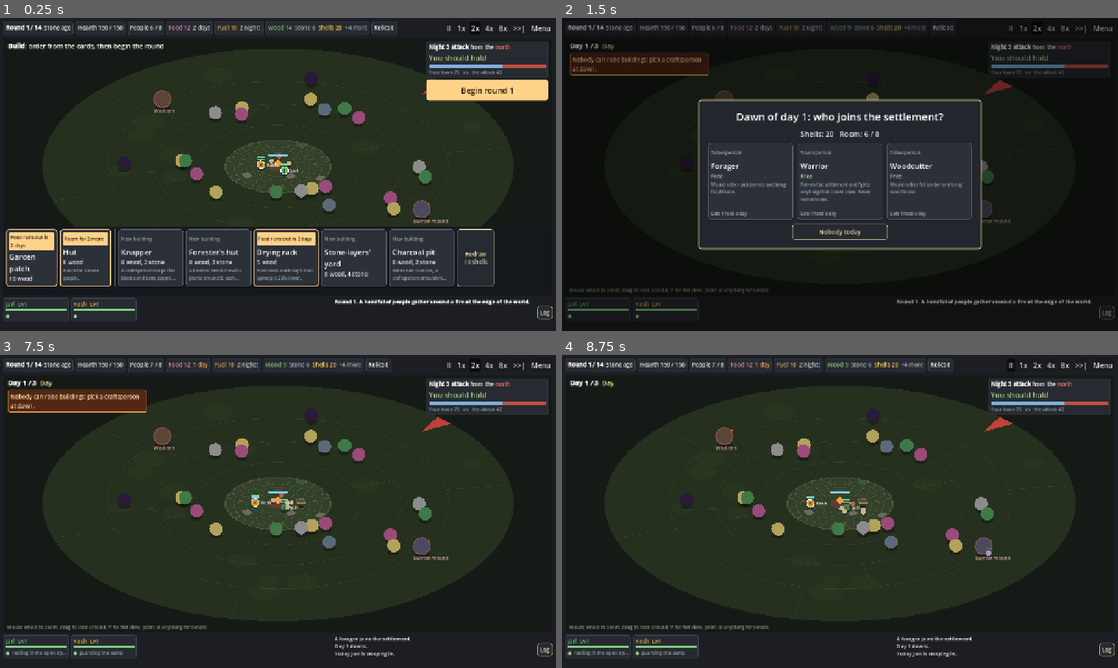
Above: before the commit, frames 1-4 (two rows, left to right).
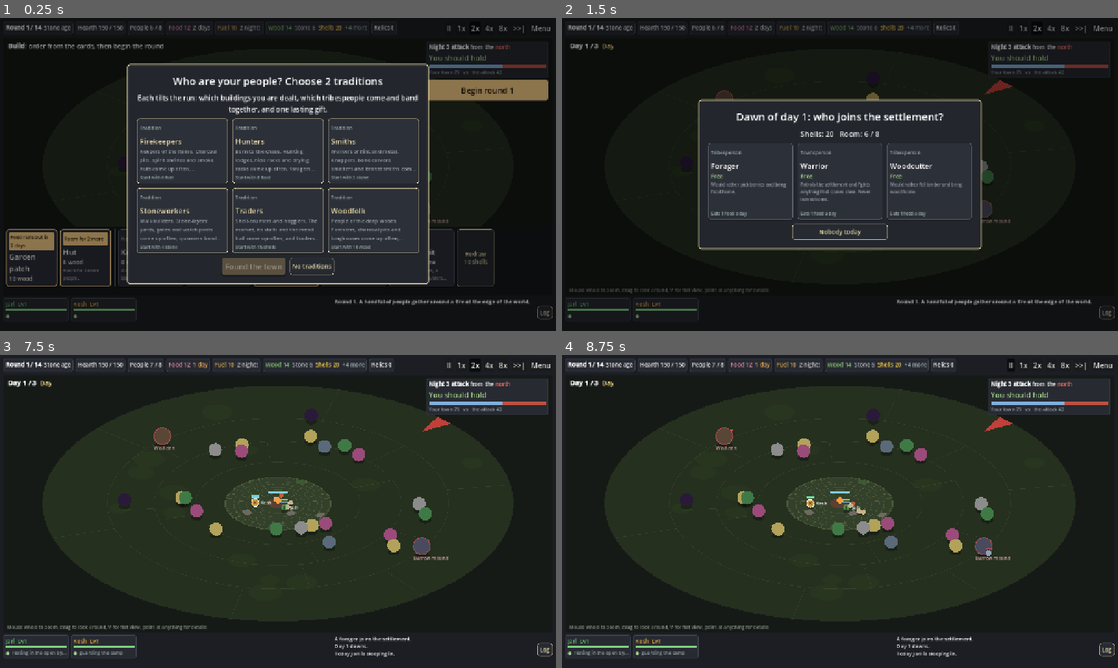
Above: after the commit, the same moments.

Repository: carltonbonks/YourEarthKeepsTurning-CityBuilder
Game: Godot game, scene res://game/main.tscn
Same seed, same stepped clock (60 frames per second), same inputs: the game is played once before the commit and once after it.
Inputs (mouse positions are in pixels of both pictures, inside the frame that each line leads up to):
- Up to frame 1 (0.25 s): no input
- Up to frame 2 (1.5 s): click (873, 265) at 0.5 s, where only the run after the commit has a clickable "No traditions"; click "Begin round 1" at 1.25 s
- Up to frame 3 (7.5 s): click "II" at 2 s; click "1x" at 2.75 s; click "2x" at 3.5 s; click "4x" at 4.25 s; click "8x" at 5 s; click ">>|" at 5.75 s; click "Log" at 6.5 s; click (189, 517) at 7.27 s
- Up to frame 4 (8.75 s): click "II" at 8 s

The runs differ from the first frame. In frame 1, 33% of the frame differs, in the area x 0-100%, y 1-97%; in frame 2, 1.9%; in frame 3, 2.1%; in frame 4, 0.3%.

Commit message:
Founding traditions: pick two of six before round 1
Each tradition tilts the building hand toward its buildings, keeps its
leaning in every dawn pool and lets that leaning band one sooner, and
brings one lasting effect and some starting goods.

Co-Authored-By: Claude Opus 5.5 (1M context) <noreply@anthropic.com>
Claude-Session: https://claude.ai/code/session_019ud7TmqtA8sfQNrAs3XUv6

Diff:
--- a/data/balance.json
+++ b/data/balance.json
@@ -86,6 +86,10 @@
 	"relic_choices": 3,
 	"_pact_note": "On pact_rounds the relic offer is drawn from relics tagged pact (strong, with a real cost; data/relics.json), topped up from the rest if too few are left; other rounds never offer pacts.",
 	"pact_rounds": [4, 8, 12],
+	"_traditions_note": "Founding traditions (data/traditions.json): before round 1 the player picks traditions_to_pick of them. A tradition's buildings come up tradition_card_weight times as often in the building hand, and its leaning's bands form tradition_band_ease townsfolk sooner.",
+	"traditions_to_pick": 2,
+	"tradition_card_weight": 3,
+	"tradition_band_ease": 1,
 	"_spoils_note": "After each round the relic offer gains one card of spoils (relics tagged spoils, data/relics.json) from the kind of enemy the attack was made of; spoils_kinds names each kind on the card (enemy tag -> what the band of them is called).",
 	"spoils_kinds": {"human": "warband", "beast": "pack", "undead": "barrow-dead", "siege": "siege train"},
 
--- /dev/null
+++ b/data/traditions.json
@@ -0,0 +1,15 @@
+{
+	"_note": "Founding traditions: before round 1 the player picks traditions_to_pick (data/balance.json) of these, or none. Each tilts the run: buildings (their cards come up tradition_card_weight times as often in the building hand), leaning (that leaning is always one of the two tribesperson cards shuffled into each dawn's pool, so it is offered more often, and its bands form tradition_band_ease sooner), effects (summed with relics' in RunState.mod(), same keys as data/relics.json) and start (goods added when chosen). sim/run_state.gd choose_traditions.",
+	"hunters": {"name": "Hunters", "text": "Born to the chase. Hunting lodges, hide racks and drying racks come up often, foragers band sooner, and heroes hit 1 harder.",
+		"buildings": ["hunting_lodge", "hide_rack", "drying_rack", "smoke_hut"], "leaning": "forager", "effects": {"hero_attack": 1}, "start": {"food": 8}},
+	"woodfolk": {"name": "Woodfolk", "text": "People of the deep woods. Foresters, charcoal pits and longhouses come up often, woodcutters band sooner, and you start with 10 more wood.",
+		"buildings": ["forester", "charcoal_pit", "longhouse"], "leaning": "woodcutter", "effects": {}, "start": {"wood": 10}},
+	"stoneworkers": {"name": "Stoneworkers", "text": "Wall-builders. Stone-layers' yards, gates and watch posts come up often, quarriers band sooner, and towers shoot 2 harder.",
+		"buildings": ["stone_yard", "gate", "watch_post", "knapper"], "leaning": "quarrier", "effects": {"tower_attack": 2}, "start": {"stone": 4}},
+	"firekeepers": {"name": "Firekeepers", "text": "Keepers of the flame. Charcoal pits, spirit shrines and smoke huts come up often, brushcutters band sooner, and the fire burns 1 less fuel a night.",
+		"buildings": ["charcoal_pit", "shrine", "smoke_hut"], "leaning": "brushcutter", "effects": {"fuel_saving": 1}, "start": {"fuel": 6}},
+	"traders": {"name": "Traders", "text": "Shell-counters and hagglers. The market, its stalls and the mead hall come up often, and traders leave 5 more shells every round.",
+		"buildings": ["market", "provisions_stall", "arms_stall", "hide_stall", "charm_stall", "tavern"], "effects": {"income": 5}, "start": {"shells": 15}},
+	"smiths": {"name": "Smiths", "text": "Workers of flint and metal. Knappers, bone carvers, smelters and bronzesmiths come up often, prospectors band sooner, and heroes pay 20% less for gear.",
+		"buildings": ["knapper", "bone_carver", "smelter", "bronzesmith"], "leaning": "prospector", "effects": {"gear_discount": 0.2}, "start": {"stone": 3}}
+}
--- a/game/main.gd
+++ b/game/main.gd
@@ -94,6 +94,12 @@
 	_alerts.reset()
 	_story.refresh()
 	_menu_open = false
+	_refresh()
+	_overlays.show_for_phase()
+
+
+func _found(ids: Array) -> void:
+	run.choose_traditions(ids)
 	_overlays.hide()
 	_refresh()
 
@@ -299,6 +305,7 @@
 	_overlays = Overlays.new()
 	_overlays.pick_taken.connect(_take_pick)
 	_overlays.relic_picked.connect(_pick_relic)
+	_overlays.traditions_chosen.connect(_found)
 	_overlays.new_run_requested.connect(_restart)
 	_overlays.seed_run_requested.connect(_new_run)
 	_overlays.closed.connect(_close_menu)
--- a/game/overlays.gd
+++ b/game/overlays.gd
@@ -6,6 +6,8 @@
 
 signal pick_taken(index: int)
 signal relic_picked(relic_id: String)
+## The founding traditions chosen before round 1 ([] for none).
+signal traditions_chosen(ids: Array)
 ## replay = true restarts on the same seed, false on a new one.
 signal new_run_requested(replay: bool)
 ## Start a new run on this seed (from the menu).
@@ -47,6 +49,9 @@
 
 ## Shows whatever the run is waiting on (a pick, a relic, the end), or hides.
 func show_for_phase() -> void:
+	if run.awaiting_traditions():
+		show_traditions()
+		return
 	match run.phase:
 		RunState.Phase.PICK:
 			show_pick()
@@ -90,6 +95,54 @@
 		btn.pressed.connect(func() -> void: pick_taken.emit(i))
 		row.add_child(btn)
 	_skip_button("Nobody today", func() -> void: pick_taken.emit(-1))
+	show()
+
+
+## Before round 1: pick the founding traditions as cards (click to choose, again to drop), then found the town.
+func show_traditions(chosen: Array = []) -> void:
+	var content := run.content
+	var to_pick := content.int_num("traditions_to_pick")
+	_clear()
+	_title("Who are your people? Choose %d traditions" % to_pick)
+	var note := Label.new()
+	note.text = "Each tilts the run: which buildings you are dealt, which tribespeople come and band together, and one lasting gift."
+	note.horizontal_alignment = HORIZONTAL_ALIGNMENT_CENTER
+	note.autowrap_mode = TextServer.AUTOWRAP_WORD
+	note.custom_minimum_size.x = 640
+	_box.add_child(note)
+	var ids := content.traditions.keys()
+	ids.sort()
+	var grid := GridContainer.new()
+	grid.columns = 3
+	grid.add_theme_constant_override("h_separation", 10)
+	grid.add_theme_constant_override("v_separation", 10)
+	var center := CenterContainer.new()
+	center.add_child(grid)
+	_box.add_child(center)
+	for id: String in ids:
+		var t: Dictionary = content.traditions[id]
+		var picked := chosen.has(id)
+		var start := ", ".join(t.get("start", {}).keys().map(func(g: String) -> String: return "%d %s" % [t["start"][g], g]))
+		var btn := UiKit.card("Chosen" if picked else "Tradition", t["name"], "", t["text"], "Start with " + start if start != "" else "",
+			RELIC_SIZE, UiKit.HEADING_COLOR, picked, UiKit.HEADING_COLOR)
+		(btn.get_child(0).get_child(2) as Label).add_theme_font_size_override("font_size", 12)
+		btn.tooltip_text = t["text"]
+		btn.disabled = not picked and chosen.size() >= to_pick
+		btn.pressed.connect(func() -> void:
+			var next := chosen.duplicate()
+			if picked:
+				next.erase(id)
+			else:
+				next.append(id)
+			show_traditions(next))
+		grid.add_child(btn)
+	var row := HBoxContainer.new()
+	row.alignment = BoxContainer.ALIGNMENT_CENTER
+	row.add_theme_constant_override("separation", 10)
+	_box.add_child(row)
+	var found := UiKit.primary(UiKit.button(row, "Found the town", func() -> void: traditions_chosen.emit(chosen)))
+	found.disabled = chosen.size() < to_pick
+	UiKit.button(row, "No traditions", func() -> void: traditions_chosen.emit([]))
 	show()
 
 
@@ -145,8 +198,9 @@
 				var lean: Dictionary = def["leanings"][card["leaning"]]
 				var key: String = card["role"] + "/" + card["leaning"]
 				var size := int(run.world.folk_ai.count_leanings().get(key, 0))
-				var grows := run.world.folk_ai.tier_for(card["role"], size + 1) != run.world.folk_ai.tier_for(card["role"], size)
-				var top: String = ("Forms a band" if size + 1 == int(def["band_tiers"][0]["size"]) else "Band grows stronger") if grows else def["name"]
+				var level := run.world.folk_ai.band_level(card["role"], card["leaning"], size)
+				var grows := run.world.folk_ai.band_level(card["role"], card["leaning"], size + 1) > level
+				var top: String = ("Forms a band" if level == 0 else "Band grows stronger") if grows else def["name"]
 				btn = UiKit.card(top, lean["name"], UiKit.cost_text(run.stock, {}), lean["text"], eats, PICK_SIZE, UiKit.CARD_BORDER, grows)
 				btn.tooltip_text = "%s\n%s Still fetches anything the town is short of, but picks trips for %s first.\n%s\n%s." % [
 					def["text"], lean["text"], ", ".join(lean["goods"]).replace("_", " "),
--- a/game/tooltips.gd
+++ b/game/tooltips.gd
@@ -61,18 +61,19 @@
 	var plural := "%ss" % lean["name"].to_lower()
 	var size := int(run.world.folk_ai.count_leanings().get(role + "/" + leaning, 0)) + (1 if joining else 0)
 	var goods := " or ".join(lean["goods"]).replace("_", " ")
-	var now := run.world.folk_ai.tier_for(role, size)
+	var folk_ai := run.world.folk_ai
+	var now := folk_ai.tier_for(role, leaning, size)
 	var next := {}
 	for tier: Dictionary in tiers:
-		if size < int(tier["size"]):
+		if size < folk_ai.band_size_needed(role, leaning, tier):
 			next = tier
 			break
 	if now.is_empty():
-		return "%d %s%s; %d make a band (%s)." % [size, plural, " with this one" if joining else "", int(next["size"]),
-			band_bonus(now, next, goods)]
+		return "%d %s%s; %d make a band (%s)." % [size, plural, " with this one" if joining else "",
+			folk_ai.band_size_needed(role, leaning, next), band_bonus(now, next, goods)]
 	var out := "Band of %d %s: %s." % [size, plural, band_bonus({}, now, goods)]
 	if not next.is_empty():
-		out += " At %d: %s." % [int(next["size"]), band_bonus(now, next, goods)]
+		out += " At %d: %s." % [folk_ai.band_size_needed(role, leaning, next), band_bonus(now, next, goods)]
 	return out
 
 
--- a/sim/autoplayer.gd
+++ b/sim/autoplayer.gd
@@ -26,6 +26,11 @@
 ## balance_run.gd sets these with gates= and gate_round=.
 var gates := 2
 var gate_round := 3
+## Whether it founds the town on its style's traditions (TRADITIONS) or on none (balance_run.gd traditions=0).
+var traditions := true
+const TRADITIONS := {"balanced": ["hunters", "stoneworkers"], "workers": ["stoneworkers", "woodfolk"],
+	"heroes": ["hunters", "traders"], "market": ["traders", "smiths"], "bronze": ["smiths", "woodfolk"],
+	"medieval": ["woodfolk", "stoneworkers"]}
 ## Gardens: one a round while food in store would last fewer than this many days (0 = never). balance_run.gd: gardens=.
 var garden_days := 3.0
 ## Orders the forester and charcoal pit when the cards recommend them. balance_run.gd: upkeep=0 turns it off.
@@ -50,6 +55,8 @@
 
 ## Orders from the round's building cards, then redraws once when shells are spare and orders again.
 func build(run: RunState) -> void:
+	if run.awaiting_traditions():
+		run.choose_traditions(TRADITIONS.get(style, []) if traditions else [])
 	_build_pass(run)
 	if int(run.stock["shells"]) >= redraw_above and run.hand.can_redraw():
 		run.hand.redraw()
--- a/sim/build_hand.gd
+++ b/sim/build_hand.gd
@@ -174,6 +174,8 @@
 			weight *= content.num("build_need_weight")
 		if run.world.count_buildings(type, false) == 0:
 			weight *= content.num("build_new_weight")
+		if run.tradition_favours(type):
+			weight *= content.num("tradition_card_weight")
 		# A redraw leans away from what was just in hand, so it feels like a fresh deal.
 		if avoid.has(type):
 			weight *= 0.25
--- a/sim/content.gd
+++ b/sim/content.gd
@@ -26,6 +26,7 @@
 var town: Dictionary  ## data/town.json: town rings and plots, obstacles, ground, trails and roads.
 var tags: Dictionary  ## data/tags.json: what each tag that a rule reads means, for tooltips.
 var plates: Dictionary  ## data/plates.json: the shifting earth past the town (see Earth).
+var traditions: Dictionary  ## data/traditions.json: founding traditions picked before round 1.
 
 
 static func load_default() -> Content:
@@ -48,6 +49,7 @@
 	c.town = _strip(_read("town.json"))
 	c.tags = _strip(_read("tags.json"))
 	c.plates = _strip(_read("plates.json"))
+	c.traditions = _strip(_read("traditions.json"))
 	return c
 
 
--- a/sim/folk_ai.gd
+++ b/sim/folk_ai.gd
@@ -375,19 +375,33 @@
 
 
 ## The highest band tier a role's townsfolk sharing a leaning reach at this size (data band_tiers), or {}.
-func tier_for(role: String, size: int) -> Dictionary:
-	var best := {}
+## A leaning the town's traditions favour bands tradition_band_ease sooner.
+func tier_for(role: String, leaning: String, size: int) -> Dictionary:
+	var tiers: Array = w.content.townsfolk[role].get("band_tiers", [])
+	var level := band_level(role, leaning, size)
+	return tiers[level - 1] if level > 0 else {}
+
+
+## How many band tiers a role's townsfolk sharing a leaning reach at this size (0 for none).
+func band_level(role: String, leaning: String, size: int) -> int:
+	var ease := w.content.int_num("tradition_band_ease") if w.run.tradition_leanings().has(leaning) else 0
+	var level := 0
 	for tier: Dictionary in w.content.townsfolk[role].get("band_tiers", []):
-		if size >= int(tier["size"]):
-			best = tier
-	return best
+		if size >= int(tier["size"]) - ease:
+			level += 1
+	return level
+
+
+## The size a band tier needs for this leaning (traditions included).
+func band_size_needed(role: String, leaning: String, tier: Dictionary) -> int:
+	return int(tier["size"]) - (w.content.int_num("tradition_band_ease") if w.run.tradition_leanings().has(leaning) else 0)
 
 
 ## The band tier a townsperson's leaning reaches this step, or {} when it has no leaning or too few share it.
 func band_tier(unit: Unit) -> Dictionary:
 	if unit.leaning == "" or not unit.alive:
 		return {}
-	return tier_for(unit.type_id, int(leaning_counts.get(unit.type_id + "/" + unit.leaning, 0)))
+	return tier_for(unit.type_id, unit.leaning, int(leaning_counts.get(unit.type_id + "/" + unit.leaning, 0)))
 
 
 ## A node townsfolk may gather from now: stocked, theirs to work, of the town's age, and safe.
--- a/sim/people.gd
+++ b/sim/people.gd
@@ -32,8 +32,10 @@
 		var leanings := leanings_open(role)
 		if leanings.is_empty():
 			pool.append({"kind": "folk", "role": role, "cost": 0})
+		# A leaning the town's traditions favour is always among those dealt (the first one, if several).
+		var favoured := run.tradition_leanings().filter(func(l: String) -> bool: return leanings.has(l))
 		for i in mini(leanings.size(), int(content.townsfolk[role].get("leaning_cards", 1))):
-			var leaning: String = rng.pick(leanings)
+			var leaning: String = favoured[0] if i == 0 and not favoured.is_empty() else rng.pick(leanings)
 			leanings.erase(leaning)
 			pool.append({"kind": "folk", "role": role, "cost": 0, "leaning": leaning})
 	if world.hero_ai.count_lodgings() > 0:
--- a/sim/run_record.gd
+++ b/sim/run_record.gd
@@ -52,7 +52,8 @@
 ## 23: spoils of a beaten attack: per round "spoils" (when one was offered) = {id, kind (enemy tag), foes (how many of
 ##     that kind came), taken, goods (good -> amount it brought, when taken)}; its id is also in "relic_offer".
 ## 24: hearty meals: per round "hearty_meals" (extra meals heroes ate at dawn, each making them well fed for the day).
-const RECORD_FORMAT := 24
+## 25: founding traditions: "traditions" (the ids chosen before round 1, [] for none).
+const RECORD_FORMAT := 25
 
 var run: RunState
 ## Finished rounds, oldest first.
@@ -92,6 +93,7 @@
 		"townsfolk": folk_counts(),
 		"townsfolk_lost": run.fallen_folk,
 		"relics": run.relics.duplicate(),
+		"traditions": run.traditions.duplicate(),
 		"prices": run.prices.duplicate(),
 		"age": run.age,
 		"age_up_round": run.age_up_round,
@@ -139,8 +141,7 @@
 	var counts := run.world.folk_ai.count_leanings()
 	for key: String in counts:
 		var parts := key.split("/")
-		var tiers: Array = run.content.townsfolk[parts[0]].get("band_tiers", [])
-		var reached := tiers.filter(func(t: Dictionary) -> bool: return int(counts[key]) >= int(t["size"])).size()
+		var reached := run.world.folk_ai.band_level(parts[0], parts[1], int(counts[key]))
 		if reached > 0:
 			bands[parts[1]] = reached
 	entry["bands_end"] = bands
--- a/sim/run_state.gd
+++ b/sim/run_state.gd
@@ -33,6 +33,9 @@
 var relics: Array[String] = []
 var relic_acquired_round := {}
 var relic_offer: Array[String] = []
+## Founding traditions chosen before round 1 (data/traditions.json), and whether that choice is made (or skipped).
+var traditions: Array[String] = []
+var traditions_settled := false
 ## The spoils in this round's relic offer: {id, kind (enemy tag), foes (how many of that kind came)}, or {}.
 var spoils := {}
 ## Max hearth HP the town has earned for good (Ancestor Bones).
@@ -109,7 +112,51 @@
 	for id in relics:
 		var effects: Dictionary = content.relics[id]["effects"]
 		total += float(effects.get(key, 0.0))
+	for id in traditions:
+		total += float(content.traditions[id].get("effects", {}).get(key, 0.0))
 	return total
+
+
+# --- Founding traditions -----------------------------------------------------
+
+## True while the run waits for its founding traditions: round 1's build phase, before they are chosen or skipped.
+func awaiting_traditions() -> bool:
+	return not traditions_settled and round_number == 1 and phase == Phase.BUILD
+
+
+## Founds the town on up to traditions_to_pick traditions (an empty list founds it on none). Their start goods
+## arrive, their effects apply and round 1's building hand is dealt again with their buildings favoured.
+func choose_traditions(ids: Array) -> void:
+	assert(awaiting_traditions())
+	traditions_settled = true
+	for id: String in ids:
+		if content.traditions.has(id) and not traditions.has(id) and traditions.size() < content.int_num("traditions_to_pick"):
+			traditions.append(id)
+	for id in traditions:
+		var start: Dictionary = content.traditions[id].get("start", {})
+		for good: String in start:
+			stock[good] = int(stock.get(good, 0)) + int(start[good])
+		tell("The people keep the ways of the %s." % content.traditions[id]["name"])
+	for u in world.folk:
+		world.folk_ai.apply_folk_stats(u)
+	for h in heroes:
+		world.hero_ai.apply_hero_stats(h)
+	hand.deal()
+
+
+## The leanings the town's traditions favour.
+func tradition_leanings() -> Array[String]:
+	var out: Array[String] = []
+	for id in traditions:
+		var leaning := str(content.traditions[id].get("leaning", ""))
+		if leaning != "":
+			out.append(leaning)
+	return out
+
+
+## Whether one of the town's traditions favours this building's cards.
+func tradition_favours(building: String) -> bool:
+	return traditions.any(func(id: String) -> bool: return content.traditions[id].get("buildings", []).has(building))
 
 
 ## The hearth's health: the base, relics, and standing buildings that strengthen it (the Stone keep).
@@ -232,6 +279,8 @@
 ## Ends the build phase; the first dawn of the round follows.
 func begin_round() -> void:
 	assert(phase == Phase.BUILD)
+	# Starting round 1 without choosing founds the town on no traditions.
+	traditions_settled = true
 	world.start_round()
 	people.offer_picks()
 
--- /dev/null
+++ b/tests/test_traditions.gd
@@ -0,0 +1,91 @@
+extends TestCase
+## Founding traditions picked before round 1 tilt the building hand, the dawn's tribespeople, bands and a few rules.
+
+
+func _run() -> RunState:
+	return RunState.new(Content.load_default(), 4821)
+
+
+func test_a_new_run_waits_for_its_traditions() -> void:
+	var run := _run()
+	check(run.awaiting_traditions(), "round 1 starts by asking for traditions")
+	run.choose_traditions(["hunters", "traders"])
+	check(not run.awaiting_traditions(), "and stops asking once chosen")
+	check_eq(run.traditions, ["hunters", "traders"] as Array[String], "both are kept")
+
+
+func test_at_most_two_and_no_repeats() -> void:
+	var run := _run()
+	run.choose_traditions(["hunters", "hunters", "traders", "smiths", "nonsense"])
+	check_eq(run.traditions, ["hunters", "traders"] as Array[String], "two different, known traditions")
+
+
+func test_starting_the_round_skips_them() -> void:
+	var run := _run()
+	run.begin_round()
+	check(not run.awaiting_traditions(), "beginning round 1 founds the town on none")
+	check(run.traditions.is_empty(), "with no traditions")
+
+
+func test_start_goods_and_effects() -> void:
+	var run := _run()
+	var shells := int(run.stock["shells"])
+	var wood := int(run.stock["wood"])
+	run.choose_traditions(["traders", "woodfolk"])
+	check_eq(int(run.stock["shells"]), shells + 15, "traders bring shells")
+	check_eq(int(run.stock["wood"]), wood + 10, "woodfolk bring wood")
+	check_eq(run.mod("income"), 5.0, "traders' effect counts like a relic's")
+
+
+func test_hunters_make_heroes_hit_harder() -> void:
+	var run := _run()
+	var before := run.heroes[0].attack if not run.heroes.is_empty() else 0.0
+	run.choose_traditions(["hunters"])
+	if not run.heroes.is_empty():
+		check_eq(run.heroes[0].attack, before + 1.0, "starting heroes hit 1 harder")
+
+
+func test_tradition_buildings_come_up_more_often() -> void:
+	var plain := 0
+	var favoured := 0
+	for s in 40:
+		var a := RunState.new(Content.load_default(), 2000 + s)
+		a.choose_traditions([])
+		plain += a.hand.cards.filter(func(c: Dictionary) -> bool: return c["building"] == "hunting_lodge").size()
+		a.dispose()
+		var b := RunState.new(Content.load_default(), 2000 + s)
+		b.choose_traditions(["hunters"])
+		favoured += b.hand.cards.filter(func(c: Dictionary) -> bool: return c["building"] == "hunting_lodge").size()
+		b.dispose()
+	check(favoured > plain, "hunters are dealt hunting lodges more often (%d vs %d in 40 hands)" % [favoured, plain])
+
+
+func _woodcutter_cards(traditions: Array) -> int:
+	var run := _run()
+	run.choose_traditions(traditions)
+	run.begin_round()
+	var n := 0
+	for i in 40:
+		run.round_number = i + 1
+		run.people.offer_picks()
+		n += run.pick_offer.filter(func(c: Dictionary) -> bool: return c.get("leaning", "") == "woodcutter").size()
+	run.dispose()
+	return n
+
+
+func test_tradition_leaning_comes_more_often_and_bands_sooner() -> void:
+	var plain := _woodcutter_cards([])
+	var favoured := _woodcutter_cards(["woodfolk"])
+	check(favoured > plain, "woodfolk are offered woodcutters more often (%d vs %d in 40 dawns)" % [favoured, plain])
+	var run := _run()
+	run.choose_traditions(["woodfolk"])
+	var w := run.world
+	check_eq(w.folk_ai.band_level("tribesperson", "woodcutter", 2), 1, "two woodcutters band for woodfolk")
+	check_eq(w.folk_ai.band_level("tribesperson", "forager", 2), 0, "but two foragers do not")
+	check_eq(w.folk_ai.band_level("tribesperson", "woodcutter", 5), 2, "and five gather faster")
+
+
+func test_record_keeps_the_traditions() -> void:
+	var run := _run()
+	run.choose_traditions(["smiths", "firekeepers"])
+	check_eq(run.to_record()["traditions"], ["smiths", "firekeepers"], "the record names them")
--- a/tools/balance_run.gd
+++ b/tools/balance_run.gd
@@ -1,6 +1,6 @@
 extends SceneTree
 ## Headless balance report: plays many seeded runs with a scripted player.
-## Usage: godot --headless --path . -s res://tools/balance_run.gd [-- runs=50 style=balanced out=runs.jsonl label=pr5 gates=2 gate_round=3 gardens=3 upkeep=0]
+## Usage: godot --headless --path . -s res://tools/balance_run.gd [-- runs=50 style=balanced out=runs.jsonl label=pr5 gates=2 gate_round=3 gardens=3 upkeep=0 traditions=0]
 ## out= also writes every run's record (same format as the game's Run history) for run_report.gd
 ## and tools/export_csv.py. label= names the build being tested (it becomes the runs' game_version).
 
@@ -13,6 +13,7 @@
 	var gate_round := -1
 	var garden_days := -1.0
 	var upkeep := true
+	var traditions := true
 	for arg in OS.get_cmdline_user_args():
 		if arg.begins_with("runs="):
 			runs = int(arg.trim_prefix("runs="))
@@ -30,6 +31,8 @@
 			garden_days = float(arg.trim_prefix("gardens="))
 		elif arg.begins_with("upkeep="):
 			upkeep = arg.trim_prefix("upkeep=") != "0"
+		elif arg.begins_with("traditions="):
+			traditions = arg.trim_prefix("traditions=") != "0"
 	var out_file: FileAccess = FileAccess.open(out_path, FileAccess.WRITE) if out_path != "" else null
 	var content := Content.load_default()
 	var wins := 0
@@ -49,6 +52,7 @@
 		if gate_round >= 0:
 			bot.gate_round = gate_round
 		bot.upkeep = upkeep
+		bot.traditions = traditions
 		bot.play_run(run)
 		if out_file != null:
 			var record := run.to_record()
Not shown, added: tests/test_hearty_meals.gd.uid
Not shown, added: tests/test_traditions.gd.uid
